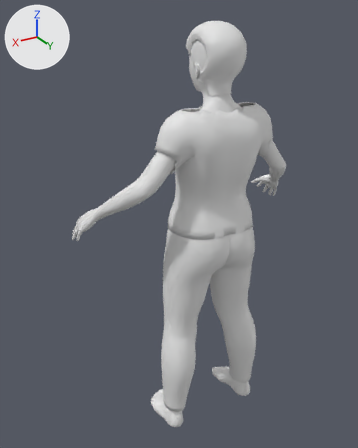
The glTF model corpos/corpo-adolescente-f-magro.glb: old version first, new version second.
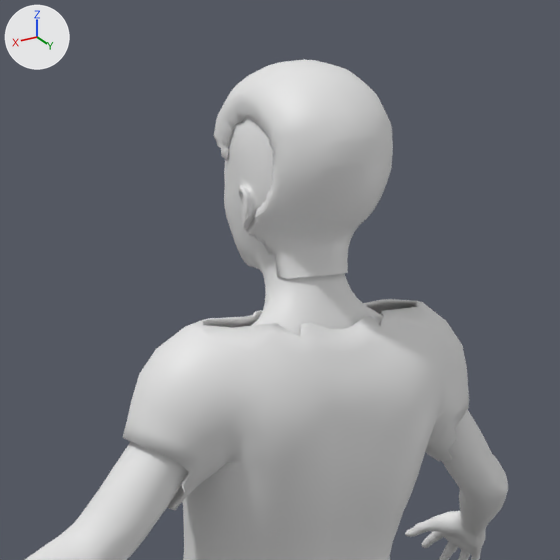
Old and new are each drawn whole from a 50 mm lens placed at (1.147, 1.723, 0.954), pointed at (0.075, -0.063, 0.061) and again close up on the part from 32% to 85% of the width and 0% to 43% of the height. Arrows for +X, +Y and +Z are at upper left; the lights stay in place. The older version's two pictures come first. Vertices at exactly the same position are counted once.

In view in the first close-up: 'cabelo', 'camiseta', 'pele'.
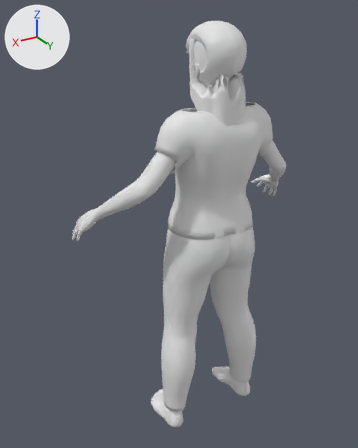
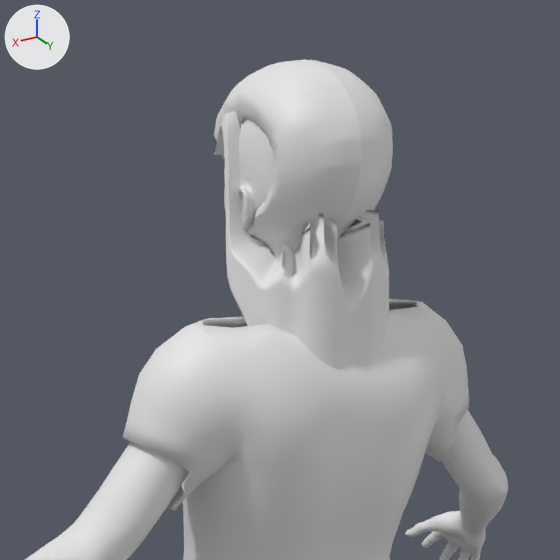
The change, as a list of edits to the scene's bpy script:
```text
Change me_cabelo:
    used by ob_cabelo; location = (0.0, 0.0, 0.0)
    remove me_cabelo.from_pydata(...)  # 1664 vertices, 3302 faces; spans x -0.091..0.091, y -0.032..0.212, z 0.658..0.921
    add me_cabelo.from_pydata(...)  # 5044 vertices, 10058 faces; spans x -0.115..0.115, y -0.032..0.213, z 0.505..0.921
    me_cabelo part 1: a new loose piece of 3380 vertices spanning x -0.115..0.115, y 0.017..0.213, z 0.505..0.863
```

Location of each change, [x1, y1, x2, y2] in pixels of the close-ups (560 x 560 px):
'cabelo', reshaped: before [213, 59, 393, 279]; after [213, 59, 393, 369]
part 1 of me_cabelo, added: after [213, 111, 389, 369]
